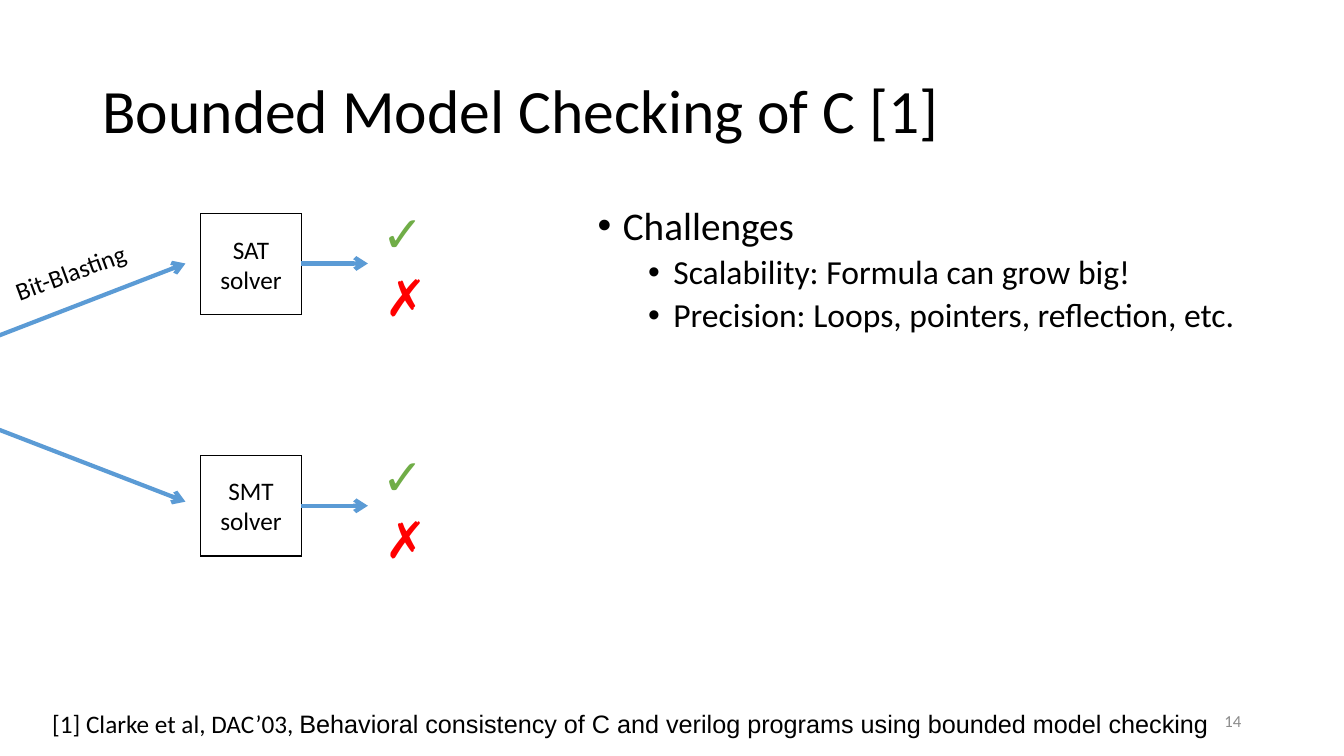
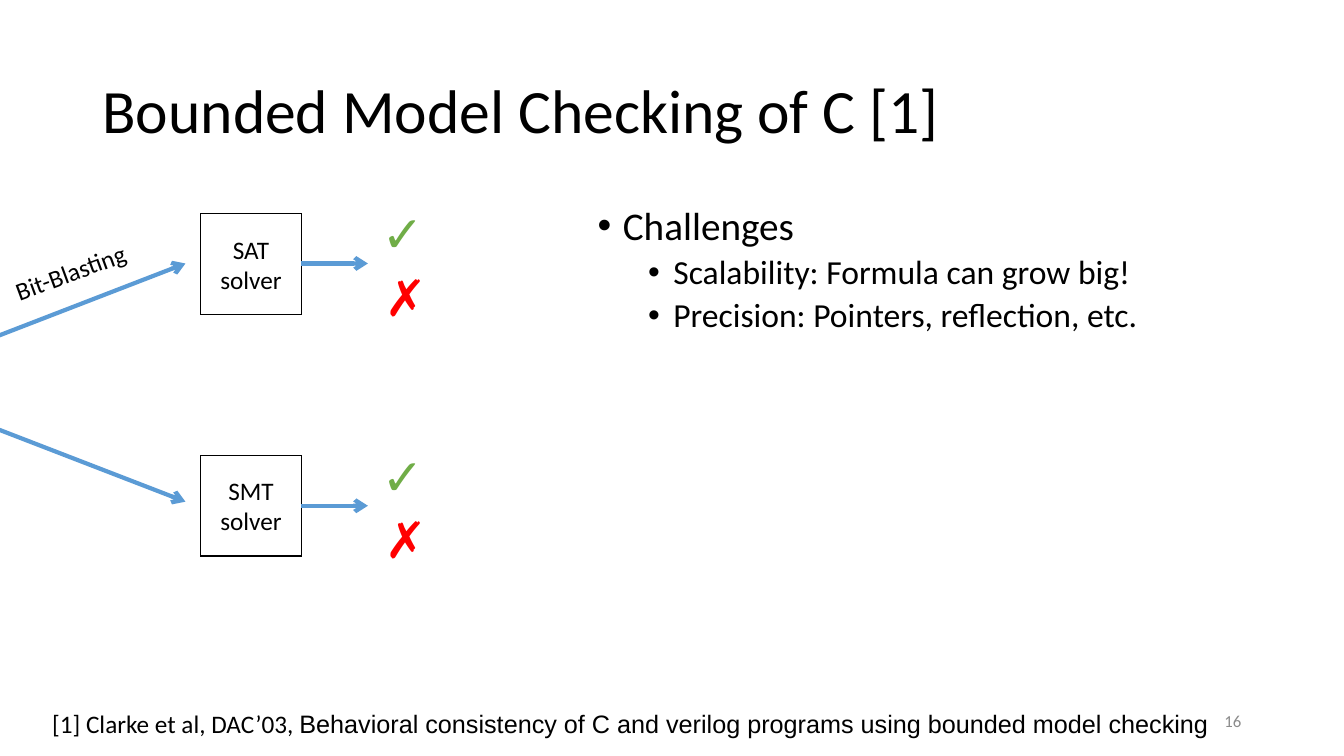
Before and after one commit to damorim/model-checking-tutorial, a slide deck: slide 16 of program-model-checking.pptx (slide 14 before the commit). Drawn at 1344x756 pixels with LibreOffice and Linux fonts; fonts in the diff are those of the drawing. Boxes give left, top, right and bottom in pixels: in the first picture for what was removed or moved away, otherwise in the second. Text is boxed around its words. In the diff, an @@ line names an element or a change of style, - is before the commit and + after.

```diff
--- a/program-model-checking.pptx
+++ b/program-model-checking.pptx
@@ text at (673,304,1137,331): text changed @@
-  • Precision: Loops, pointers, reflection, etc.
+  • Precision: Pointers, reflection, etc.
@@ page number at (1224,716,1241,727): text changed @@
-14
+16
```
Also in this commit, not shown: 7 other slides changed, 2 slides added.
